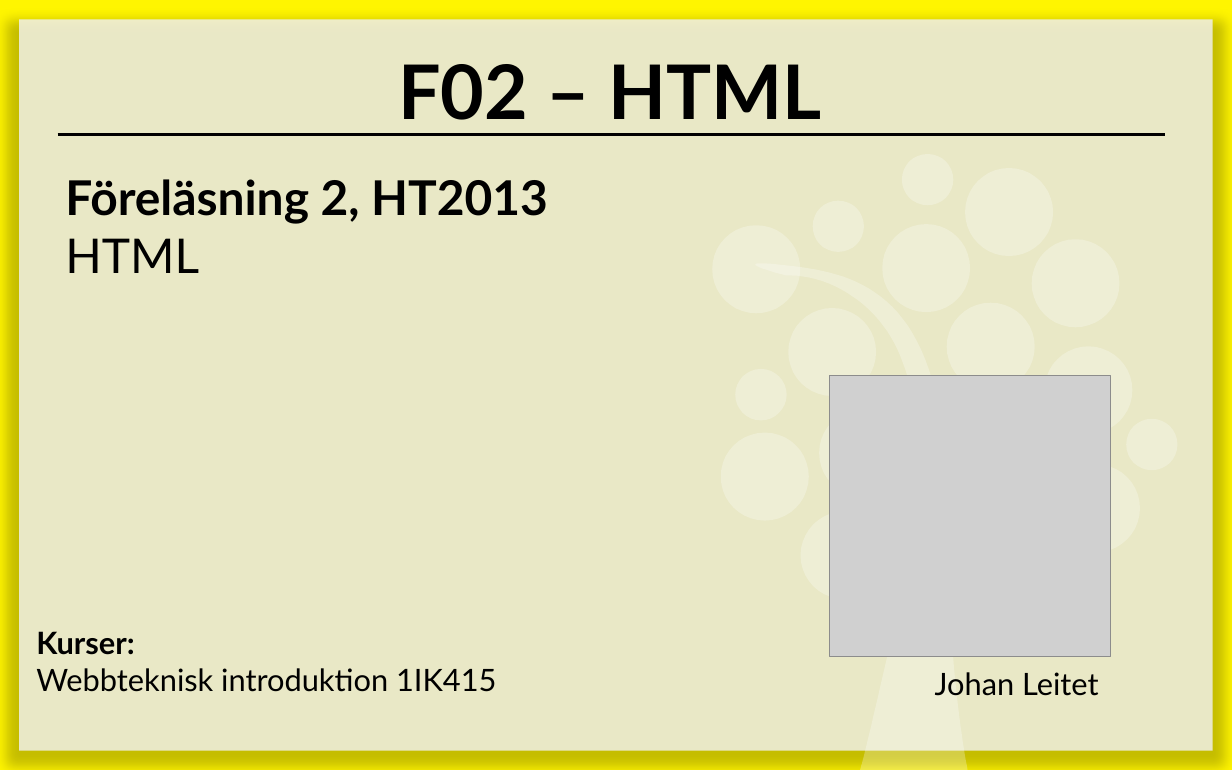
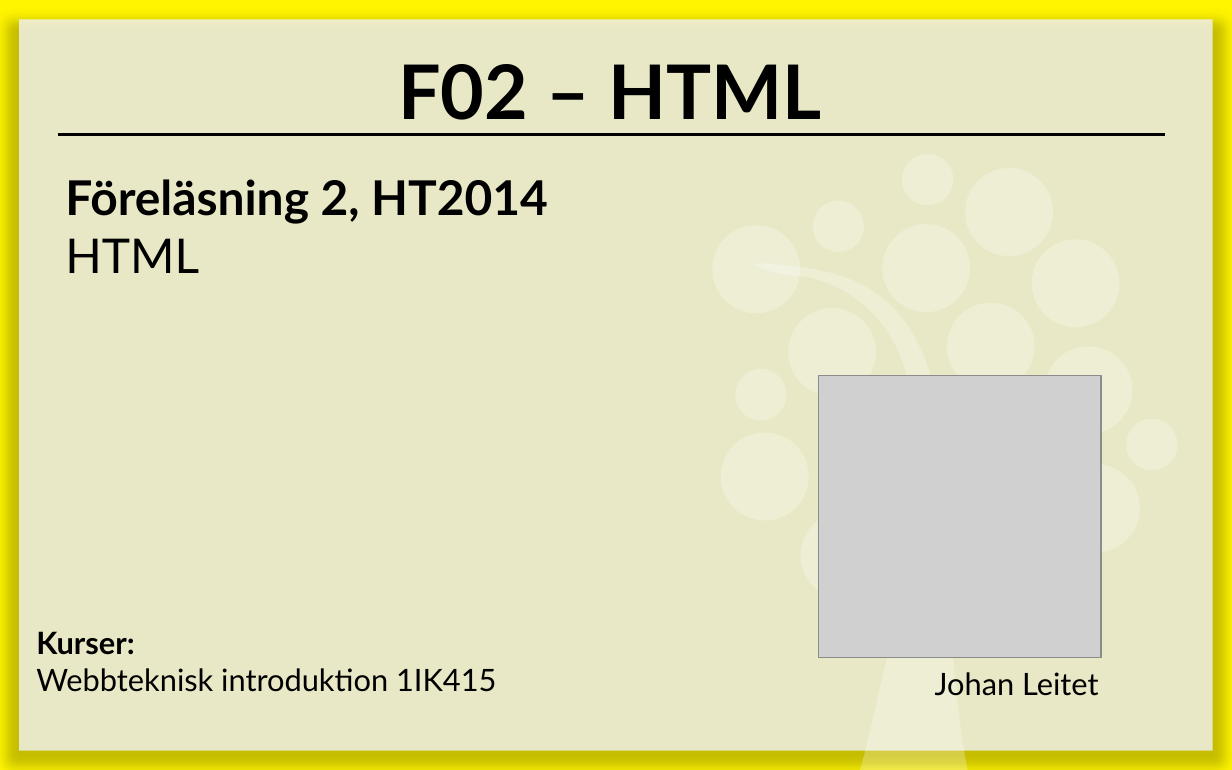
Before and after one commit to 1ik415/Kursmaterial, a slide deck: slide 1 of Föreläsningar/F02 - HTML.pptx. Drawn at 1232x770 pixels with LibreOffice and Linux fonts; fonts in the diff are those of the drawing; grey boxes stand for pictures. Boxes give left, top, right and bottom in pixels: in the first picture for what was removed or moved away, otherwise in the second. Text is boxed around its words. In the diff, an @@ line names an element or a change of style, - is before the commit and + after.

Commit message:
Ändrar startsliden

```diff
--- a/Föreläsningar/F02 - HTML.pptx
+++ b/Föreläsningar/F02 - HTML.pptx
@@ text at <box>65,179,548,224</box>: text changed @@
-Föreläsning 2, HT2013
+Föreläsning 2, HT2014
@@ picture: place and size @@
-picture at <box>829,376,1110,657</box>
+picture at <box>818,376,1100,658</box>
```
